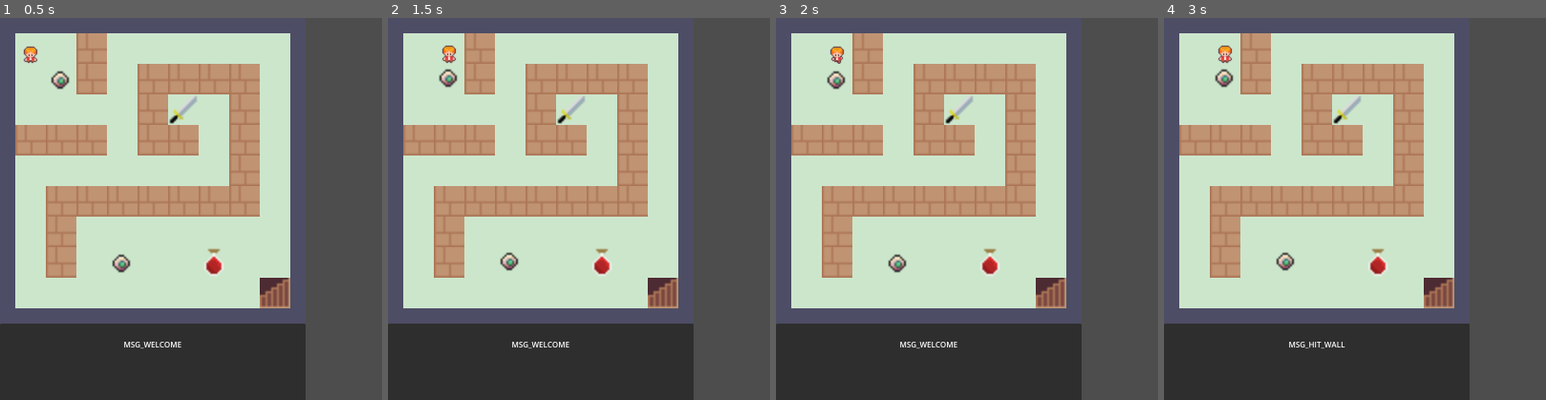
Above: before the commit, frames 1-4 (left to right).
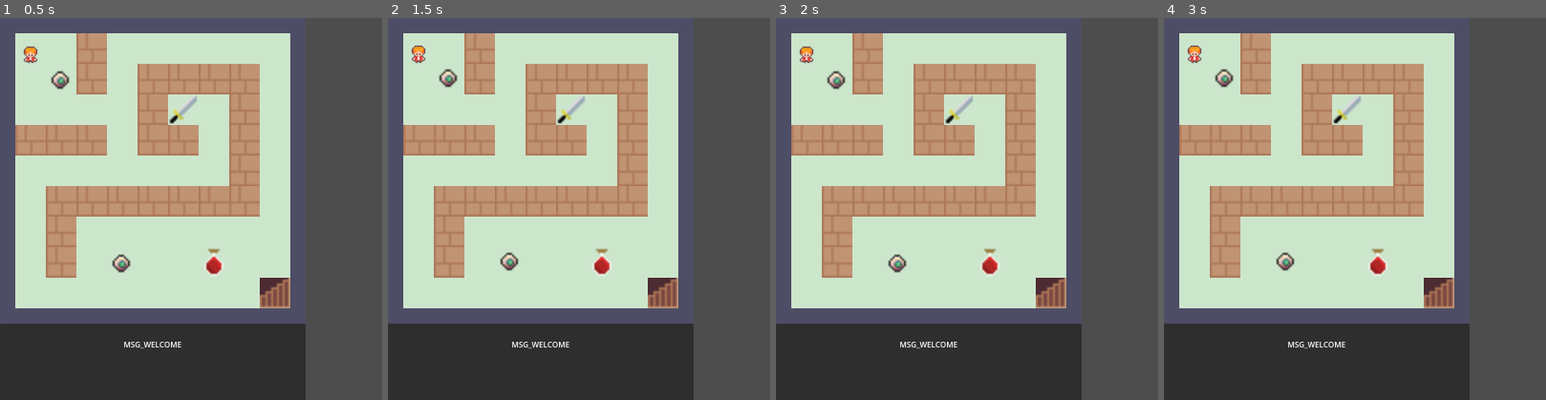
Above: after the commit, the same moments.

Repository: yifan-lee/ATB_Tower_Climber
Game: Godot game, scene res://scenes/main.tscn
Two runs of this game, one before a commit and one after it. Both use one fixed random seed, a clock stepped at 60 frames per second and the inputs below. The project has no main scene, so this scene is started directly.
Inputs:
- Up to frame 1 (0.5 s): no input
- Up to frame 2 (1.5 s): tap Enter (ui_accept) at 0.5, 0.77, 1.25 s; hold Right (ui_right) 0.53-1.28 s; tap B at 0.6 s; hold Down (ui_down) from 1.28 s (still down); tap C at 1.35 s
- Up to frame 3 (2 s): keep holding Down (ui_down); tap Enter (ui_accept) at 1.52 s
- Up to frame 4 (3 s): release Down (ui_down) at 2.03 s; hold Right (ui_right) 2.03-2.78 s; tap Space at 2.1 s; hold Up (ui_up) from 2.78 s (still down); tap Z at 2.85 s
The pictures show only the part of the screen within x 0-50%, y 0-50%; the shares and areas given below are measured in that part.

Frame 1 is identical in both runs. In frame 2, 0.3% of the frame differs, in the area x 6-18%, y 7-12%; in frame 3, 0.3%; in frame 4, 0.5%, in the area x 6-48%, y 7-87%.

Commit message:
change to wasd move mode

Diff:
--- a/config/entity_db.gd
+++ b/config/entity_db.gd
@@ -34,8 +34,8 @@
 
     db['bloodshot_eye'] = Stats.new().setup(
         "BloodshotEye",
-        1000,
-        1000,
+        500,
+        500,
         0,
         0,
         50,
--- a/config/game_config.gd
+++ b/config/game_config.gd
@@ -22,7 +22,7 @@
 
 # 控制设置
 # 如果为 true，则使用 WASD 移动；如果为 false，则使用方向键移动
-var use_wasd_movement: bool = false
+var use_wasd_movement: bool = true
 
 
 # ==========================================
